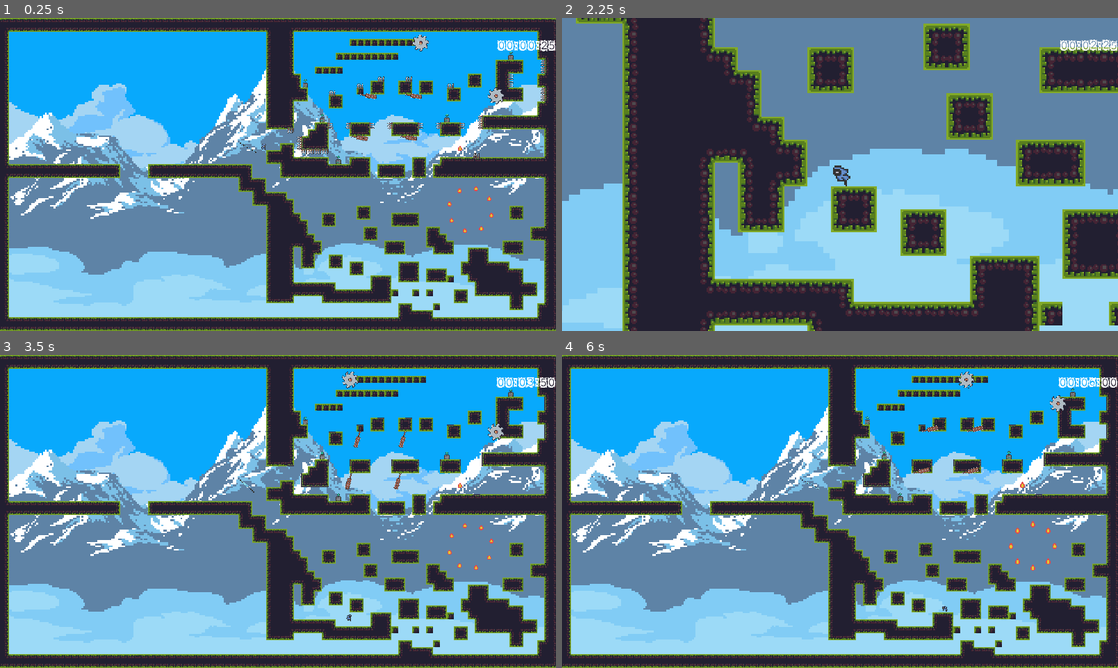
Above: before the commit, frames 1-4 (two rows, left to right).
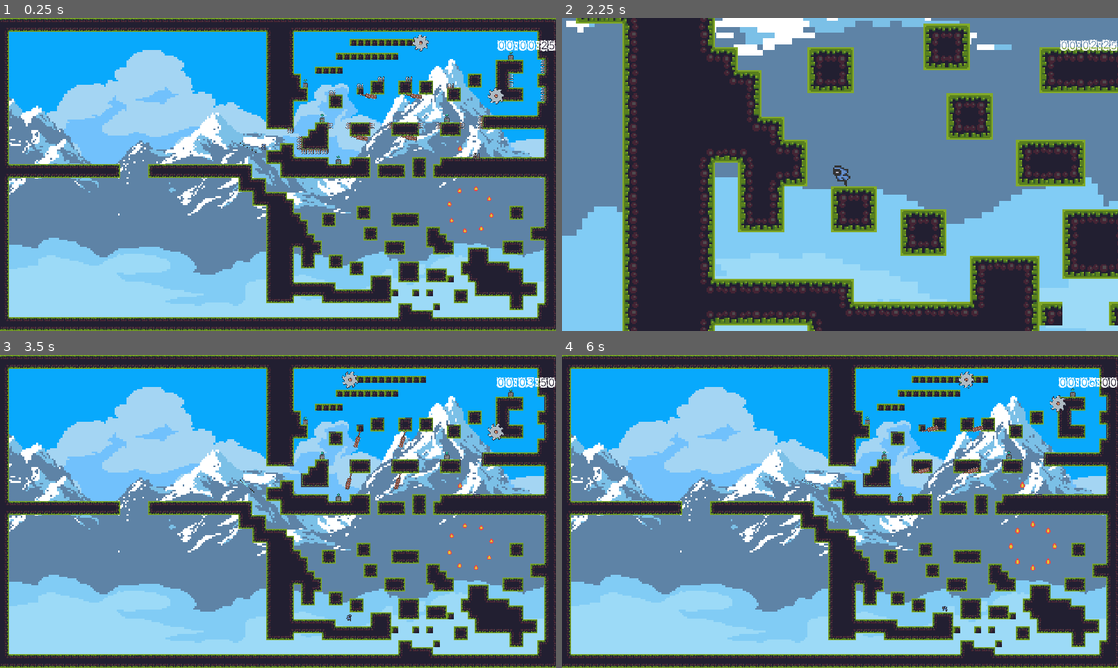
Above: after the commit, the same moments.

Repository: Mike149x/2DGameDraft
Game: Godot game, scene res://Scenes/Level1.tscn
Same seed, same stepped clock (60 frames per second), same inputs: the game is played once before the commit and once after it. Sound files missing from this copy of the repository are replaced by a short silence.
Inputs:
- Up to frame 1 (0.25 s): no input
- Up to frame 2 (2.25 s): hold D (right) 0.53-2.03 s; tap Z (zoom) at 0.6, 1.35, 2.1 s; tap Space (jump) at 0.77, 1.52 s; hold A (left) from 2.03 s (still down)
- Up to frame 3 (3.5 s): release A (left) at 2.78 s; hold D (right) from 2.78 s (still down); tap Z (zoom) at 2.85 s; tap Space (jump) at 3.02 s
- Up to frame 4 (6 s): tap Z (zoom) every 0.75 s from 3.6 to 5.85 s; tap Space (jump) at 3.77, 4.52 s; release D (right) at 4.28 s; hold A (left) 4.28-5.03 s; hold D (right) 5.03-5.78 s; hold A (left) from 5.78 s (still down)

The runs differ from the first frame. In frame 1, 25% of the frame differs, in the area x 1-98%, y 10-92%; in frame 2, 18%; in frame 3, 25%; in frame 4, 25%.

Commit message:
PARALLAX LAYERS DONE

Diff:
--- a/2DGameDraft/Scenes/Level1.tscn
+++ b/2DGameDraft/Scenes/Level1.tscn
@@ -288,6 +288,8 @@
 
 [node name="Sky" type="ParallaxLayer" parent="ParallaxBackground"]
 position = Vector2( 640, 318 )
+motion_scale = Vector2( 0, 1 )
+motion_mirroring = Vector2( 720, 0 )
 
 [node name="Sprite" type="Sprite" parent="ParallaxBackground/Sky"]
 scale = Vector2( 4, 4 )
@@ -295,6 +297,8 @@
 
 [node name="CloudBG" type="ParallaxLayer" parent="ParallaxBackground"]
 position = Vector2( 640, 318 )
+motion_scale = Vector2( 0.2, 1 )
+motion_mirroring = Vector2( 1536, 0 )
 
 [node name="Sprite" type="Sprite" parent="ParallaxBackground/CloudBG"]
 scale = Vector2( 4, 4 )
@@ -302,6 +306,8 @@
 
 [node name="Mountains" type="ParallaxLayer" parent="ParallaxBackground"]
 position = Vector2( 640, 318 )
+motion_scale = Vector2( 0.4, 1 )
+motion_mirroring = Vector2( 1536, 0 )
 
 [node name="Sprite" type="Sprite" parent="ParallaxBackground/Mountains"]
 scale = Vector2( 4, 4 )
@@ -309,6 +315,8 @@
 
 [node name="CloudFG" type="ParallaxLayer" parent="ParallaxBackground"]
 position = Vector2( 640, 318 )
+motion_scale = Vector2( 0.6, 1 )
+motion_mirroring = Vector2( 1536, 0 )
 
 [node name="Sprite" type="Sprite" parent="ParallaxBackground/CloudFG"]
 scale = Vector2( 4, 4 )
